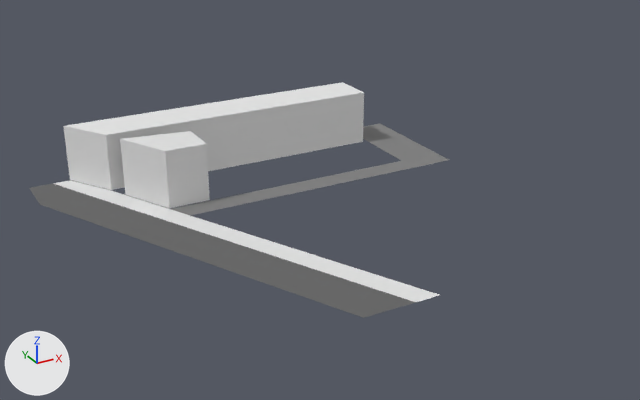
A saved change to the glTF model assets/models/chunks/legion.glb.
Camera for both pictures: a 50 mm camera at (-31.9, -146.9, 59.1) aimed at (29.9, -34.4, 2.9). Every picture has the same lights, and +X, +Y and +Z are marked at lower left. The older version comes first. Vertices at exactly the same position are counted once.

In view in the first picture: 'Avenue', 'Picasso', 'Pollo', 'Sidewalk', 'Square'.
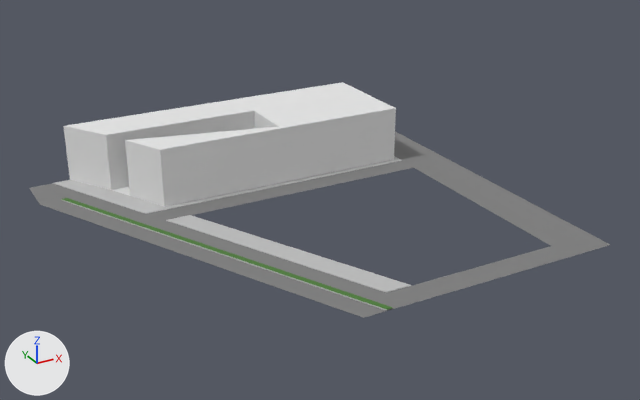
What changed in the scene script:
```text
Change mat_avenue:
    mat_avenue.base_color: (0.133, 0.133, 0.133) -> (0.216, 0.216, 0.216)  # dark grey #666666 -> grey #808080
Change me_plane_001:
    verts and faces of me_plane_001; kept vertices keep their numbers, new ones are numbered from 8
    remove me_plane_001.from_pydata(...)  # 8 vertices, 6 faces; spans x -49.0..4.0, y -24.0..0.0, z 0.0
    add me_plane_001.from_pydata(...)  # 14 vertices, 12 faces; spans x -53.0..4.0, y -64.0..0.0, z 0.0
    me_plane_001 part 1
    add verts[6] = (-53.0, -20.0, 0.0)  # moved, pixel (145, 213)
    add verts[7] = (-51.0, -24.0, 0.0)  # moved, pixel (166, 220)
    add verts[8] = (-4.0, -60.0, 0.0)  # pixel (551, 245)
    add verts[9] = (4.0, -60.0, 0.0)  # pixel (591, 234)
    add verts[10] = (-4.0, -64.0, 0.0)  # pixel (570, 256)
    add verts[11] = (4.0, -64.0, 0.0)  # pixel (610, 244)
    add verts[12] = (-33.0, -60.0, 0.0)  # pixel (386, 292)
    add verts[13] = (-31.0, -64.0, 0.0)  # pixel (415, 302)
    add faces += [(4, 8, 5), (5, 8, 9), (8, 10, 9), (9, 10, 11), (8, 12, 10), (10, 12, 13)]
Change me_cube:
    remove me_cube.from_pydata(...)  # 8 vertices, 8 faces; spans x -5.0..50.0, y -7.0..1.0, z -1.0..8.9
    add me_cube.from_pydata(...)  # 15 vertices, 16 faces; spans x -5.0..50.0, y -18.0..1.0, z -1.0..8.9
    me_cube part 2
    4 faces are deleted
    7 vertices are added at x 27.0..50.0, y -18.0..1.0, z -1.0..8.9
    12 new faces join them
Change me_plane_002:
    remove me_plane_002.from_pydata(...)  # 6 vertices, 4 faces; spans x -2.0..34.0, y -64.0..0.0, z 0.0
    add me_plane_002.from_pydata(...)  # 30 vertices, 34 faces; spans x -2.0..57.0, y -60.0..0.0, z 0.0..0.1
    me_plane_002 part 3: 1 vertex moved from x 6.0, y -8.0, z 0.0 to x 7.5, y -19.0, z 0.0; 3 vertices removed from x 1.0..34.0, y -64.0..0.0, z 0.0; 27 vertices added at x -2.0..57.0, y -60.0..0.0, z 0.0..0.1
    add me_plane_002.materials.append(mat_sidewalk)  # light grey #bfbfbf
Change me_cube_001:
    remove me_cube_001.from_pydata(...)  # 8 vertices, 12 faces; spans x -2.5..9.0, y -8.0..1.0, z 0.1..10.0
    add me_cube_001.from_pydata(...)  # 11 vertices, 12 faces; spans x -4.0..23.0, y -7.0..4.0, z 0.1..10.0
    me_cube_001 part 4: the whole mesh is rebuilt
    add me_cube_001.materials.append(mat_material_002)  # white #e7e7e7
Add me_plane_003:
    me_plane_003.from_pydata([(-0.5, 0.0, 0.2), (27.5, -56.0, 0.2), (28.5, -56.0, 0.2), (0.5, 0.0, 0.2), (27.5, -56.0, 0.0), (28.5, -56.0, 0.0), (-0.5, 0.0, 0.0), (0.5, 0.0, 0.0)], [], [(1, 2, 3), (1, 3, 0), (6, 4, 1), (6, 1, 0), (7, 6, 0), (7, 0, 3), (5, 7, 3), (5, 3, 2)])
    for i in [*range(2, 8)]: me_plane_003.polygons[i].material_index = 1
    me_plane_003.materials.append(mat_grass)  # green #4f7f3a
    me_plane_003.materials.append(mat_material_003)  # light grey #bfbfbf
Add ob_island:
    ob_island = bpy.data.objects.new('Island', me_plane_003)
    ob_island.location = (-4.0, -8.0, 0.0)
```

Location of each change, [x1, y1, x2, y2] in pixels of the pictures (640 x 400 px):
'Pollo', reshaped (11% wider)
    before: [63, 82, 364, 190]
    after: [63, 82, 396, 190]
'Picasso', reshaped (66% wider, 85% taller)
    before: [171, 123, 449, 215]
    after: [147, 131, 610, 302]
'Square', reshaped (88% wider, 24% taller)
    before: [120, 131, 210, 208]
    after: [113, 111, 283, 207]
'Avenue', recoloured (dark grey to grey)
    both: [30, 183, 416, 318]
'Sidewalk', reshaped
    before: [53, 180, 439, 302]
    after: [53, 156, 411, 293]
'Island', added
    after: [61, 198, 393, 311]
    faces in mat_grass (green #4f7f3a): [62, 198, 393, 309]
    faces in mat_material_003 (light grey #bfbfbf): [61, 199, 393, 311]
part 1 of me_plane_001, built on
    before: [171, 161, 403, 215]
    after: [147, 160, 610, 302]
part 2 of me_cube, built on
    before: [111, 90, 364, 190]
    after: [111, 90, 396, 190]
